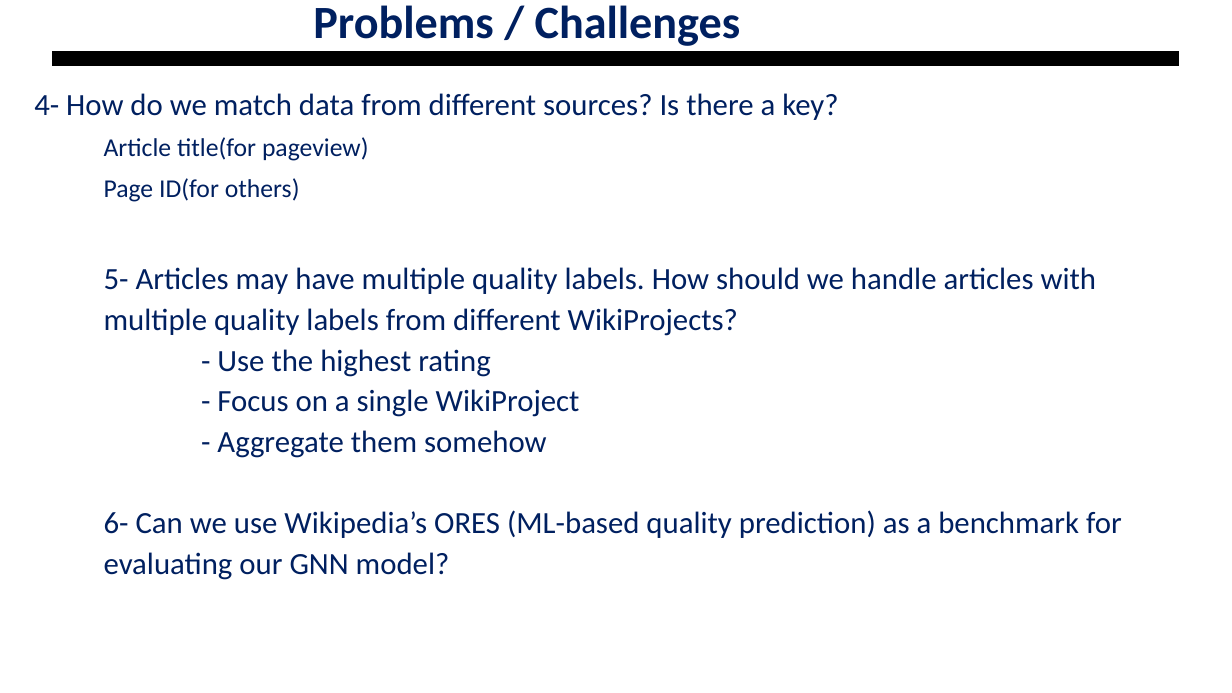
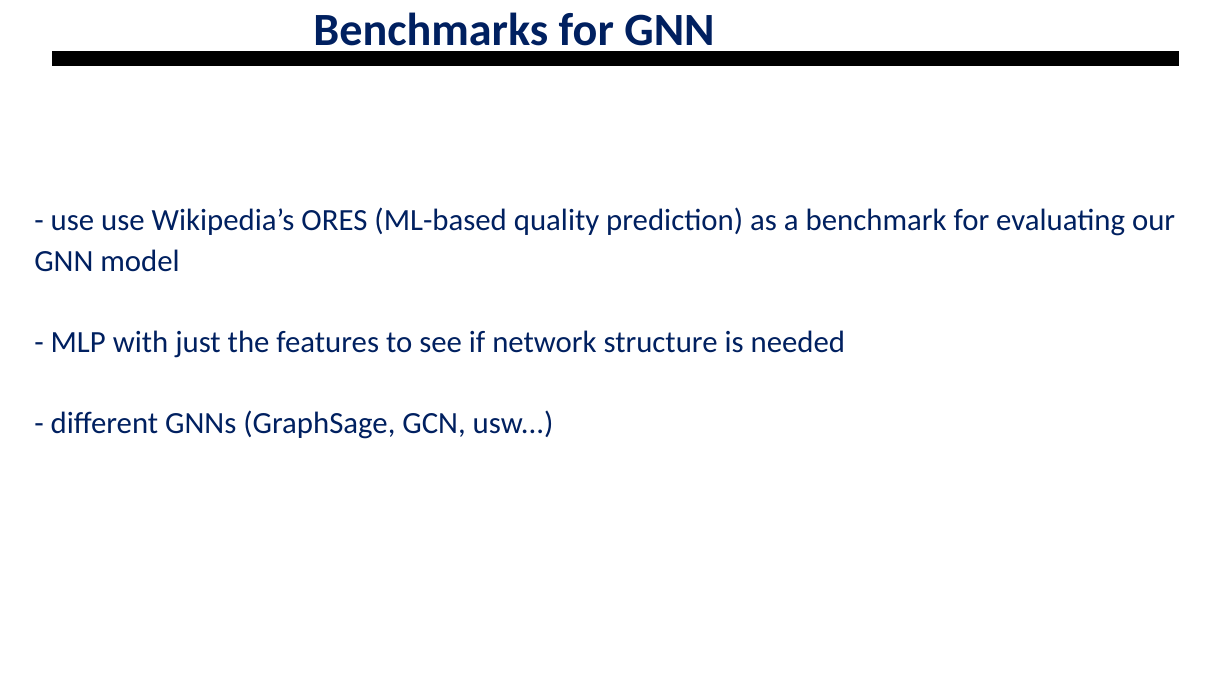
Before and after one commit to Ari-manius/DLSS-WAQP, a slide deck: slide 6 of Tasks/Project_presentation.odp (slide 13 before the commit). Drawn at 1232x693 pixels with LibreOffice and Linux fonts; fonts in the diff are those of the drawing; background and template pictures are left out. Boxes give left, top, right and bottom in pixels: in the first picture for what was removed or moved away, otherwise in the second. Text is boxed around its words. In the diff, an @@ line names an element or a change of style, - is before the commit and + after.

Commit message:
update for presentation

```diff
--- a/Tasks/Project_presentation.odp
+++ b/Tasks/Project_presentation.odp
@@ title at bbox=[313, 12, 714, 56]: text changed @@
-Problems / Challenges
+Benchmarks for GNN
@@ text at bbox=[34, 207, 1175, 439]: text changed @@
-4- How do we match data from different sources? Is there a key?
-  • Article title(for pageview)
-  • Page ID(for others)
-5- Articles may have multiple quality labels. How should we handle articles with multiple quality labels from different WikiProjects?
-- Use the highest rating
-- Focus on a single WikiProject
-- Aggregate them somehow
-6- Can we use Wikipedia’s ORES (ML-based quality prediction) as a benchmark for evaluating our GNN model?
+- use use Wikipedia’s ORES (ML-based quality prediction) as a benchmark for evaluating our GNN model
+- MLP with just the features to see if network structure is needed
+- different GNNs (GraphSage, GCN, usw...)
```
Also in this commit, not shown: 11 other slides changed, 2 slides added, 2 slides removed, 1 other file.
